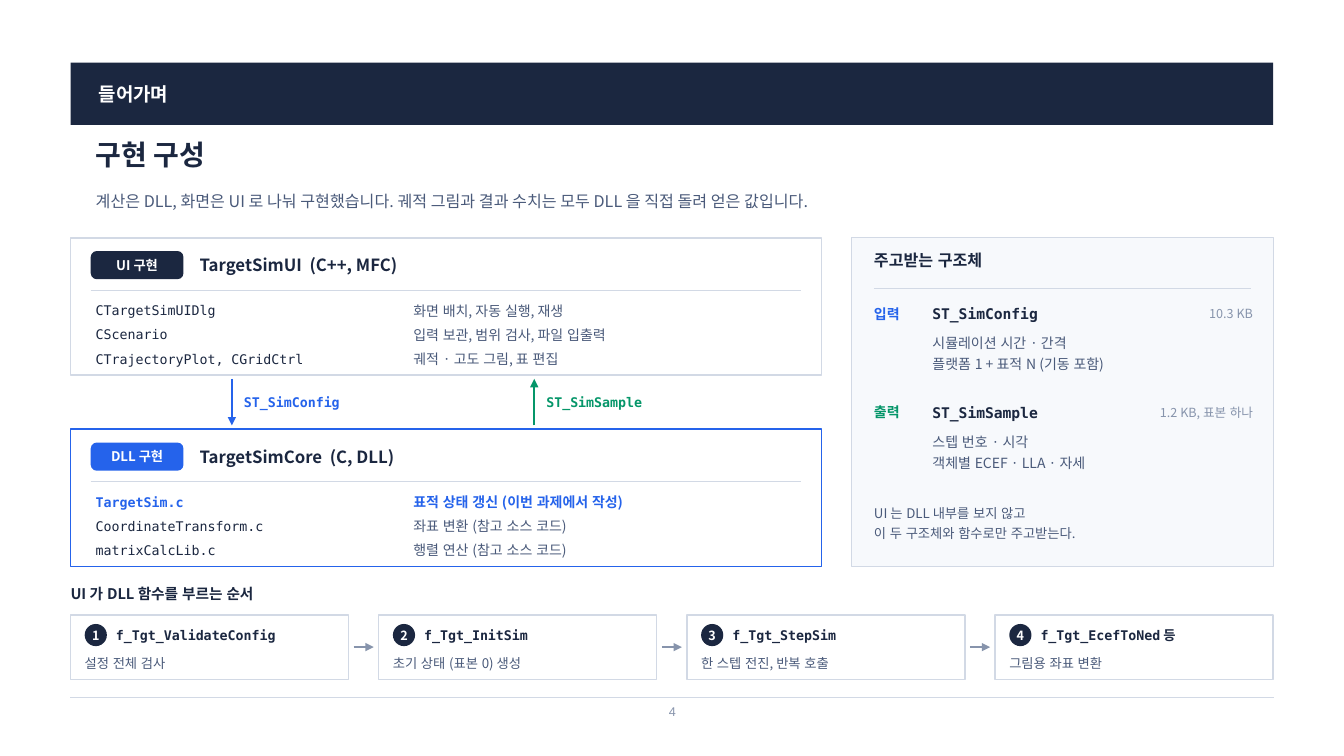
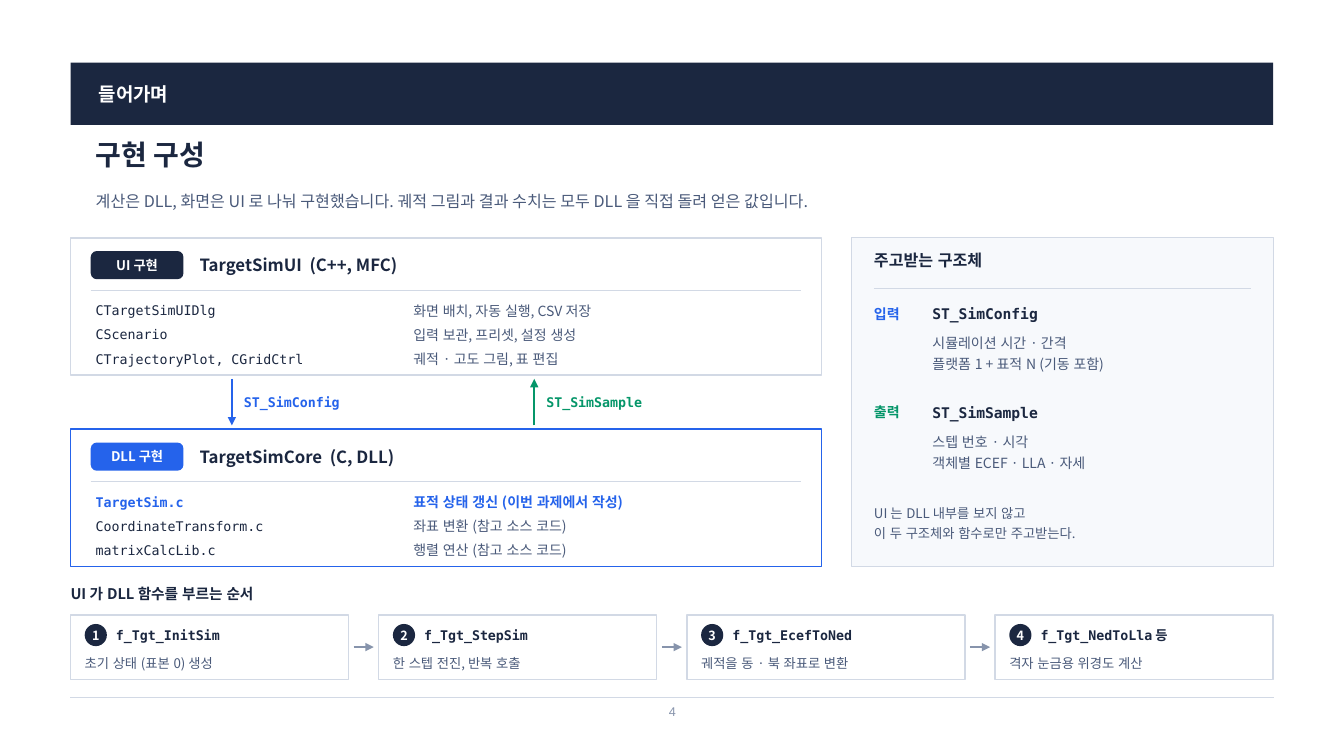
Before and after one commit to harley-hwan/radar-sw-study, a slide deck: slide 4 of Part3_TargetSim/ref/산출물/Chapter3_TargetSim.pptx. Drawn at 1344x756 pixels with LibreOffice and Linux fonts; fonts in the diff are those of the drawing. Boxes give left, top, right and bottom in pixels: in the first picture for what was removed or moved away, otherwise in the second. Text is boxed around its words. In the diff, an @@ line names an element or a change of style, - is before the commit and + after.

```diff
--- a/Part3_TargetSim/ref/산출물/Chapter3_TargetSim.pptx
+++ b/Part3_TargetSim/ref/산출물/Chapter3_TargetSim.pptx
@@ text at [413,304,592,319]: text changed @@
-화면 배치, 자동 실행, 재생
+화면 배치, 자동 실행, CSV 저장
@@ text at [413,328,577,343]: text changed @@
-입력 보관, 범위 검사, 파일 입출력
+입력 보관, 프리셋, 설정 생성
@@ text removed at [1209,309,1253,318] @@
-10.3 KB
@@ text removed at [1160,406,1253,419] @@
-1.2 KB, 표본 하나
@@ text at [116,629,220,643]: text changed @@
-f_Tgt_ValidateConfig
+f_Tgt_InitSim
@@ text at [424,629,528,643]: text changed @@
-f_Tgt_InitSim
+f_Tgt_StepSim
@@ text at [1041,629,1167,643]: text changed @@
-f_Tgt_EcefToNed 등
+f_Tgt_NedToLla 등
@@ text at [85,657,212,671]: text changed @@
-설정 전체 검사
+초기 상태 (표본 0) 생성
@@ text at [393,657,520,671]: text changed @@
-초기 상태 (표본 0) 생성
+한 스텝 전진, 반복 호출
@@ text at [701,657,848,669]: text changed @@
-한 스텝 전진, 반복 호출
+궤적을 동 · 북 좌표로 변환
@@ text at [732,630,852,643]: text changed @@
-f_Tgt_StepSim
+f_Tgt_EcefToNed
@@ text at [1009,657,1142,669]: text changed @@
-그림용 좌표 변환
+격자 눈금용 위경도 계산
```
Also in this commit, not shown: 14 other slides changed, 5 slides added, 1 slide removed, 17 other files.
